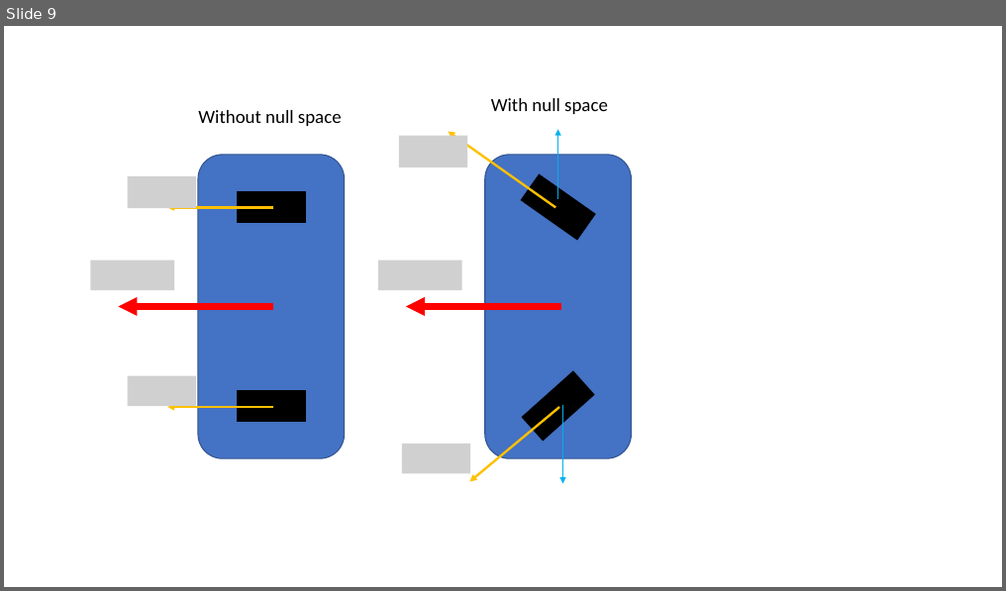
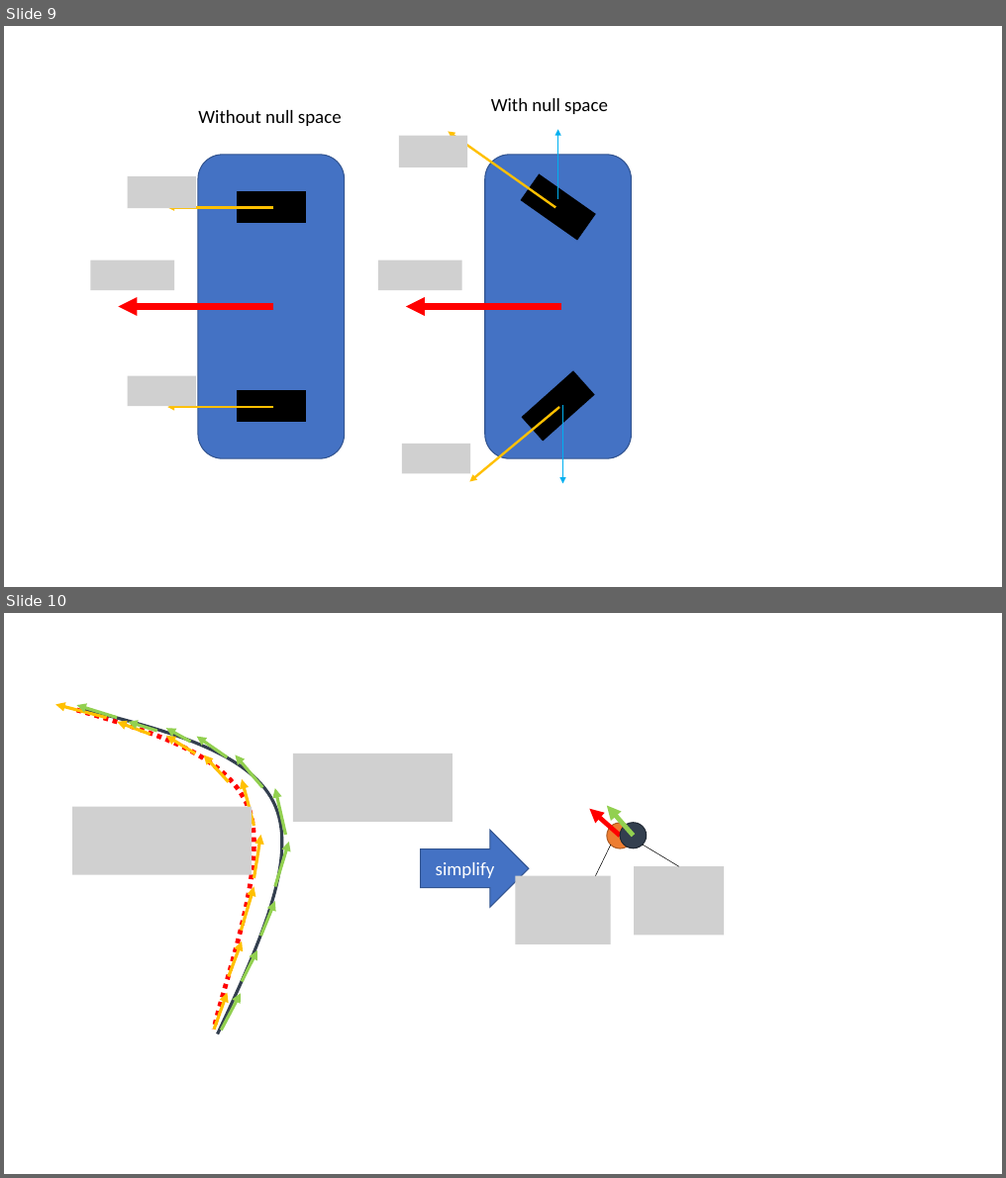
Before and after one commit to Yi-An-Wang/institute_information, a slide deck: path_planing/VO_code_try/robot_properties3.pptx. Shown one above the other, each under a label of ours: slide 9 before the commit, slides 9 and 10 after it. The pictures are 1006x591 and 1006x1178 pixels, drawn with LibreOffice and Linux fonts; fonts in the diff are those of the drawing; grey boxes stand for pictures. Boxes give left, top, right and bottom in pixels: in the first picture for what was removed or moved away, otherwise in the second. Text is boxed around its words. In the diff, an @@ line names an element or a change of style, - is before the commit and + after.

Commit message:
2024/07/09-1

```diff
--- a/path_planing/VO_code_try/robot_properties3.pptx
+++ b/path_planing/VO_code_try/robot_properties3.pptx
@@ slide 10 added at (4,613,1002,1174), background #FFFFFF @@
@@ group added at (55,704,452,1035): 19 arrows, 2 freeform shapes, 2 pictures @@
@@ right arrow added at (420,830,528,907), fill #4472C4, outline #325491 1 pt, 18 pt, text #FFFFFF @@
+simplify
@@ group added at (515,805,724,944): 2 ellipses, 2 arrows, 2 lines, 2 pictures @@
```
